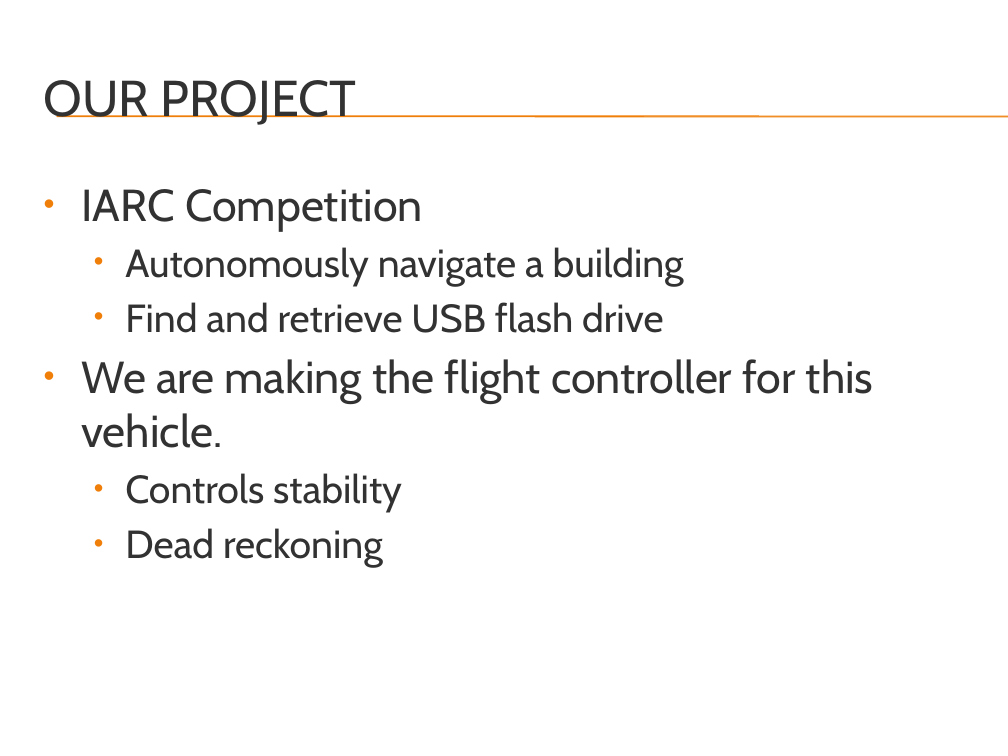
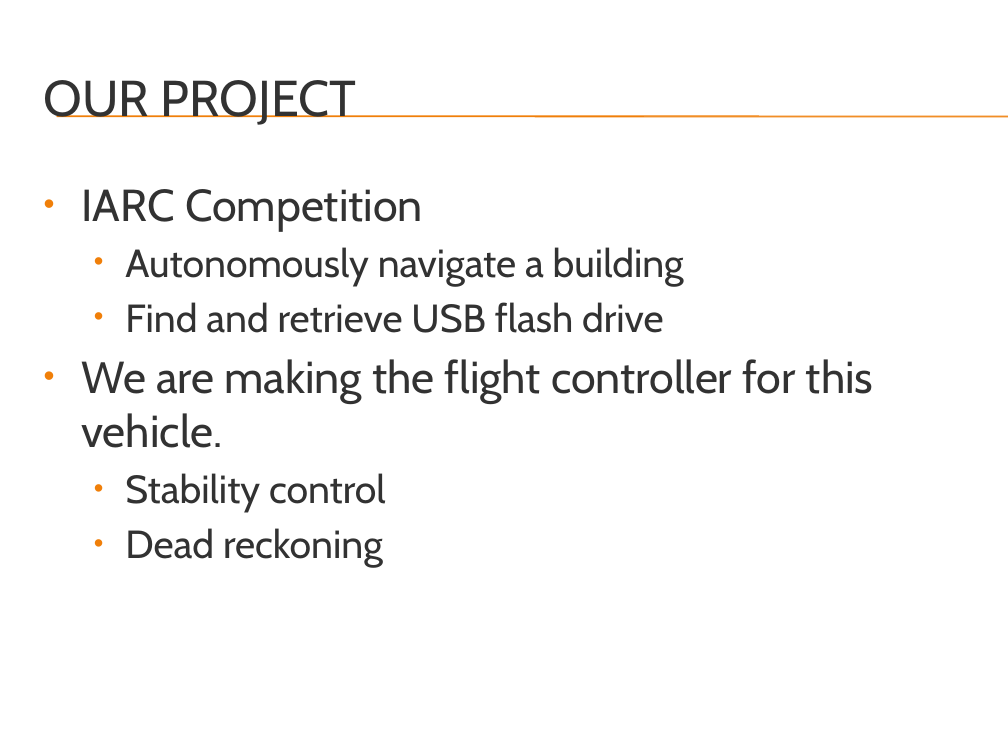
Before and after one commit to rasmusto/falcon, a slide deck: slide 2 of documentation/week8_presentation/Falcon - Quadrotor Flight Control System.pptx. Drawn at 1008x756 pixels with LibreOffice and Linux fonts; fonts in the diff are those of the drawing; background and template pictures are left out. Boxes give left, top, right and bottom in pixels: in the first picture for what was removed or moved away, otherwise in the second. Text is boxed around its words. In the diff, an @@ line names an element or a change of style, - is before the commit and + after.

```diff
--- a/documentation/week8_presentation/Falcon - Quadrotor Flight Control System.pptx
+++ b/documentation/week8_presentation/Falcon - Quadrotor Flight Control System.pptx
@@ text at <box>125,473,386,513</box>: text changed @@
-  • Controls stability
+  • Stability control
```
Also in this commit, not shown: 3 other slides changed.
